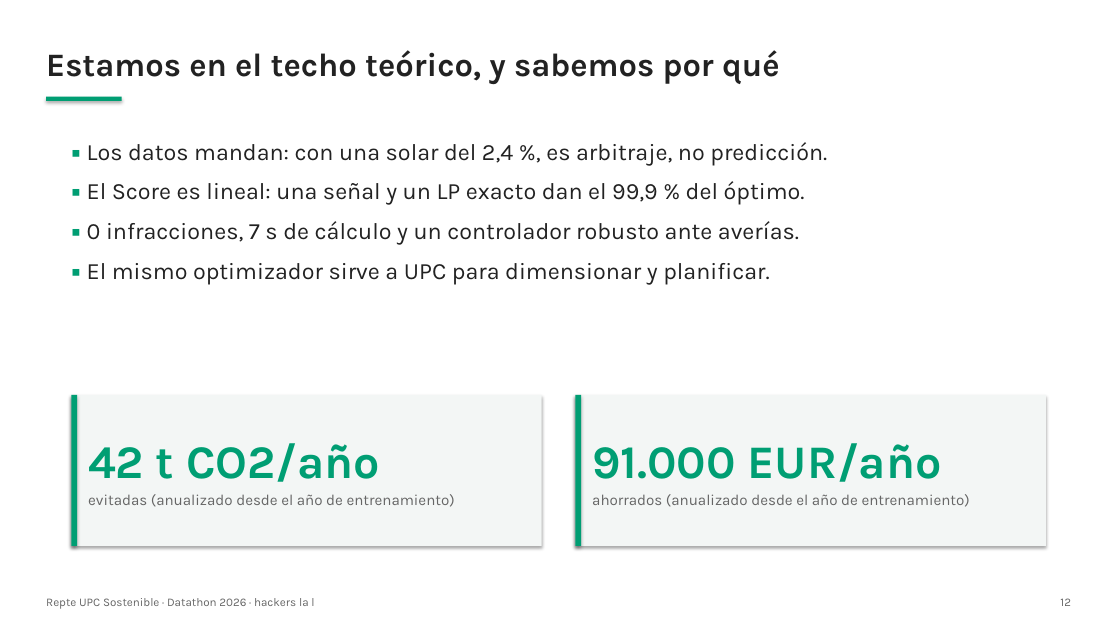
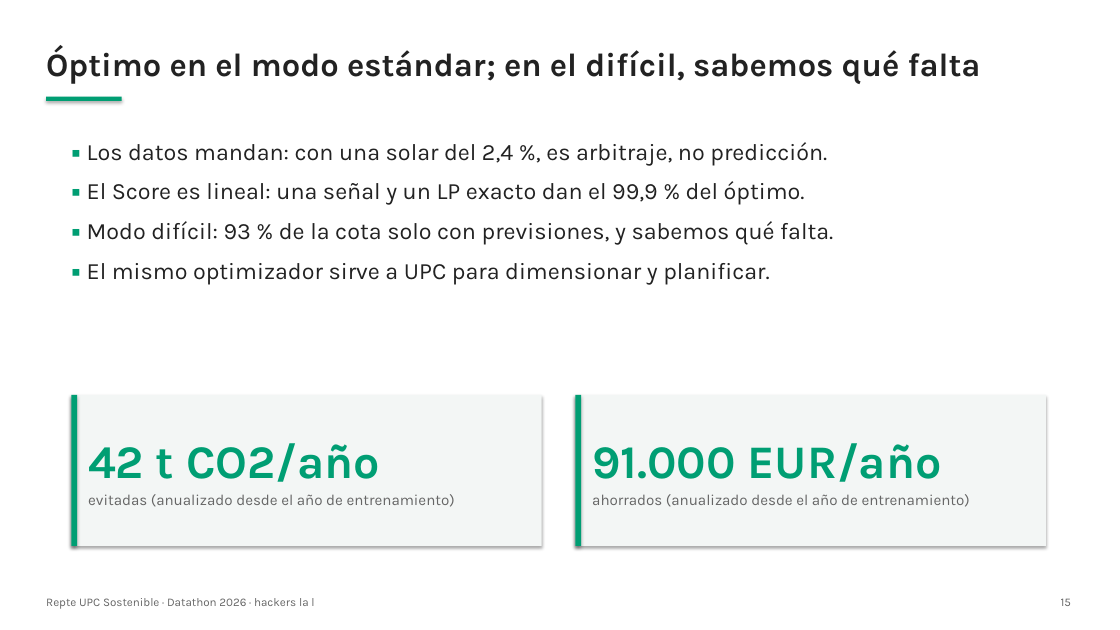
Before and after one commit to barnaredss/datathon2026, a slide deck: slide 15 of slides/presentacion.pptx (slide 12 before the commit). Drawn at 1120x630 pixels with LibreOffice and Linux fonts; fonts in the diff are those of the drawing. Boxes give left, top, right and bottom in pixels: in the first picture for what was removed or moved away, otherwise in the second. Text is boxed around its words. In the diff, an @@ line names an element or a change of style, - is before the commit and + after.

```diff
--- a/slides/presentacion.pptx
+++ b/slides/presentacion.pptx
@@ text at (46, 46, 981, 84): text changed @@
-Estamos en el techo teórico, y sabemos por qué
+Óptimo en el modo estándar; en el difícil, sabemos qué falta
@@ text at (87, 221, 833, 245): text changed @@
-▪ 0 infracciones, 7 s de cálculo y un controlador robusto ante averías.
+▪ Modo difícil: 93 % de la cota solo con previsiones, y sabemos qué falta.
@@ text at (1061, 598, 1071, 606): text changed @@
-12
+15
```
Also in this commit, not shown: 11 other slides changed, 3 slides added, 9 other files.
